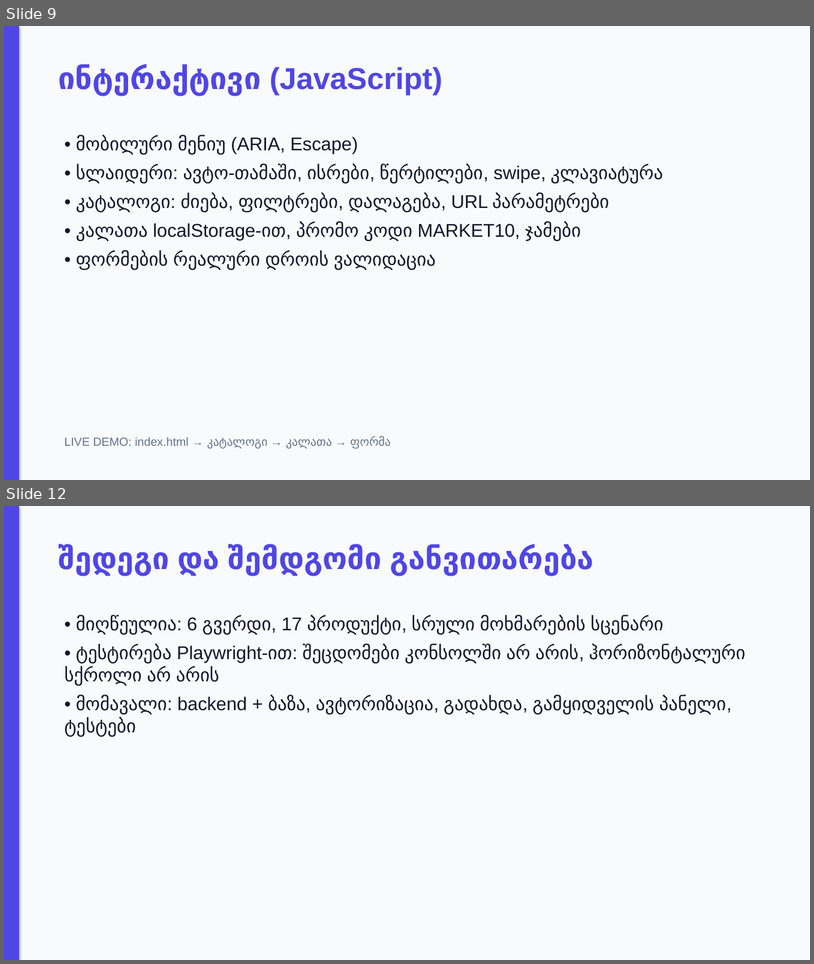
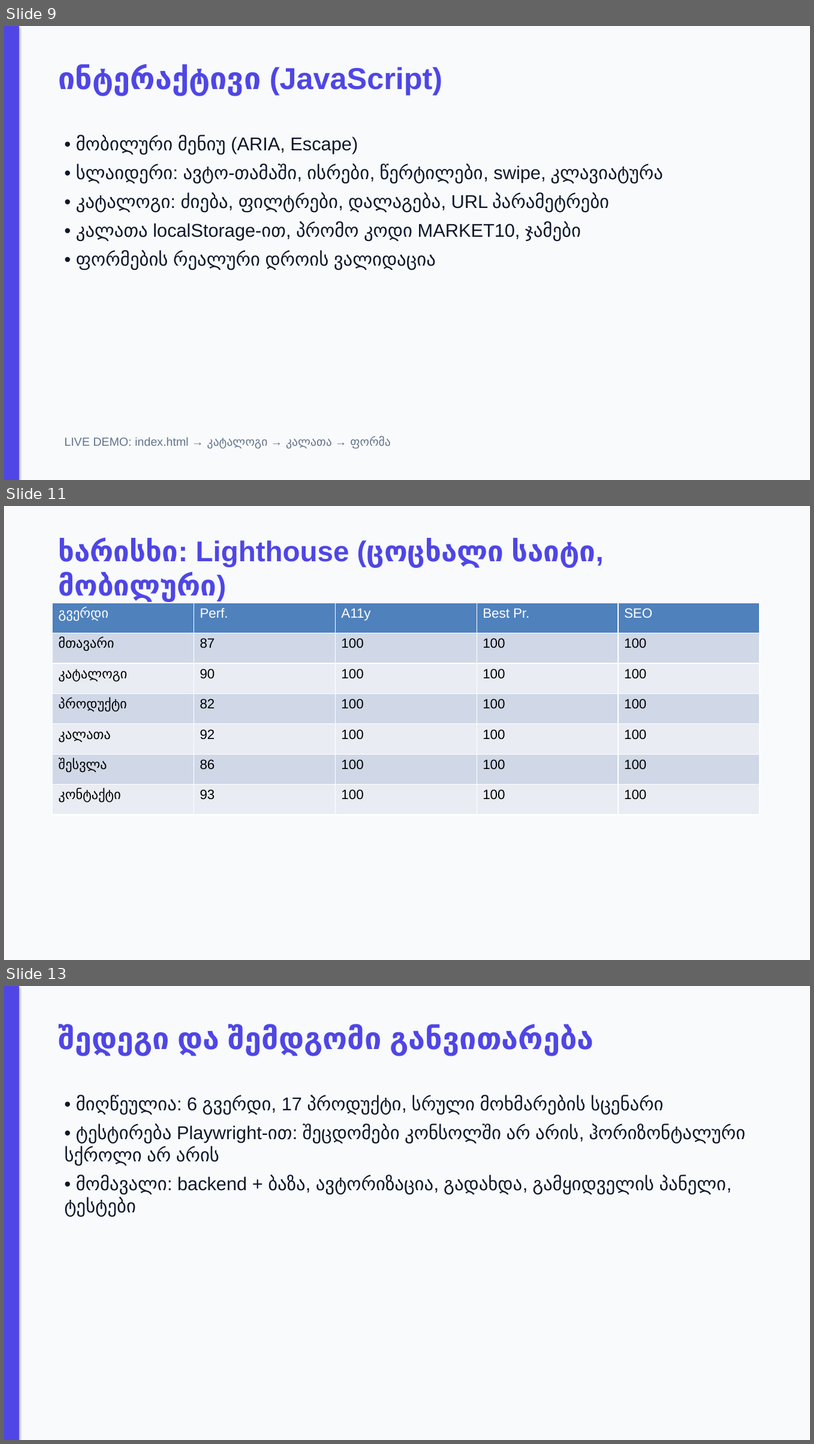
Before and after one commit to TornikeKhutsishvili/MarketPlace, a slide deck: docs/MarketPlace-პრეზენტაცია.pptx. Shown one above the other, each under a label of ours: slides 9 and 12 before the commit, slides 9, 11 and 13 after it; the slides between them are not shown. The pictures are 814x964 and 814x1444 pixels, drawn with LibreOffice and Linux fonts; fonts in the diff are those of the drawing. Boxes give left, top, right and bottom in pixels: in the first picture for what was removed or moved away, otherwise in the second. Text is boxed around its words. In the diff, an @@ line names an element or a change of style, - is before the commit and + after.

Commit message:
docs: update report and presentation with real schedule, links and Lighthouse results

```diff
--- a/docs/MarketPlace-პრეზენტაცია.pptx
+++ b/docs/MarketPlace-პრეზენტაცია.pptx
@@ slide 11 added at [4,506,810,960], background #F8FAFC @@
@@ text added at [59,538,596,602], 34 pt, text #4F46E5, bold @@
+ხარისხი: Lighthouse (ცოცხალი საიტი, მობილური)
@@ table added at [53,603,760,814], 7 rows, 5 columns @@
+გვერდი | Perf. | A11y | Best Pr. | SEO
+მთავარი | 87 | 100 | 100 | 100
+კატალოგი | 90 | 100 | 100 | 100
+პროდუქტი | 82 | 100 | 100 | 100
+კალათა | 92 | 100 | 100 | 100
+შესვლა | 86 | 100 | 100 | 100
+კონტაქტი | 93 | 100 | 100 | 100
@@ what was slide 12 is now slide 13 @@
```
Also in this commit, not shown: 4 slides changed, 4 other files.
